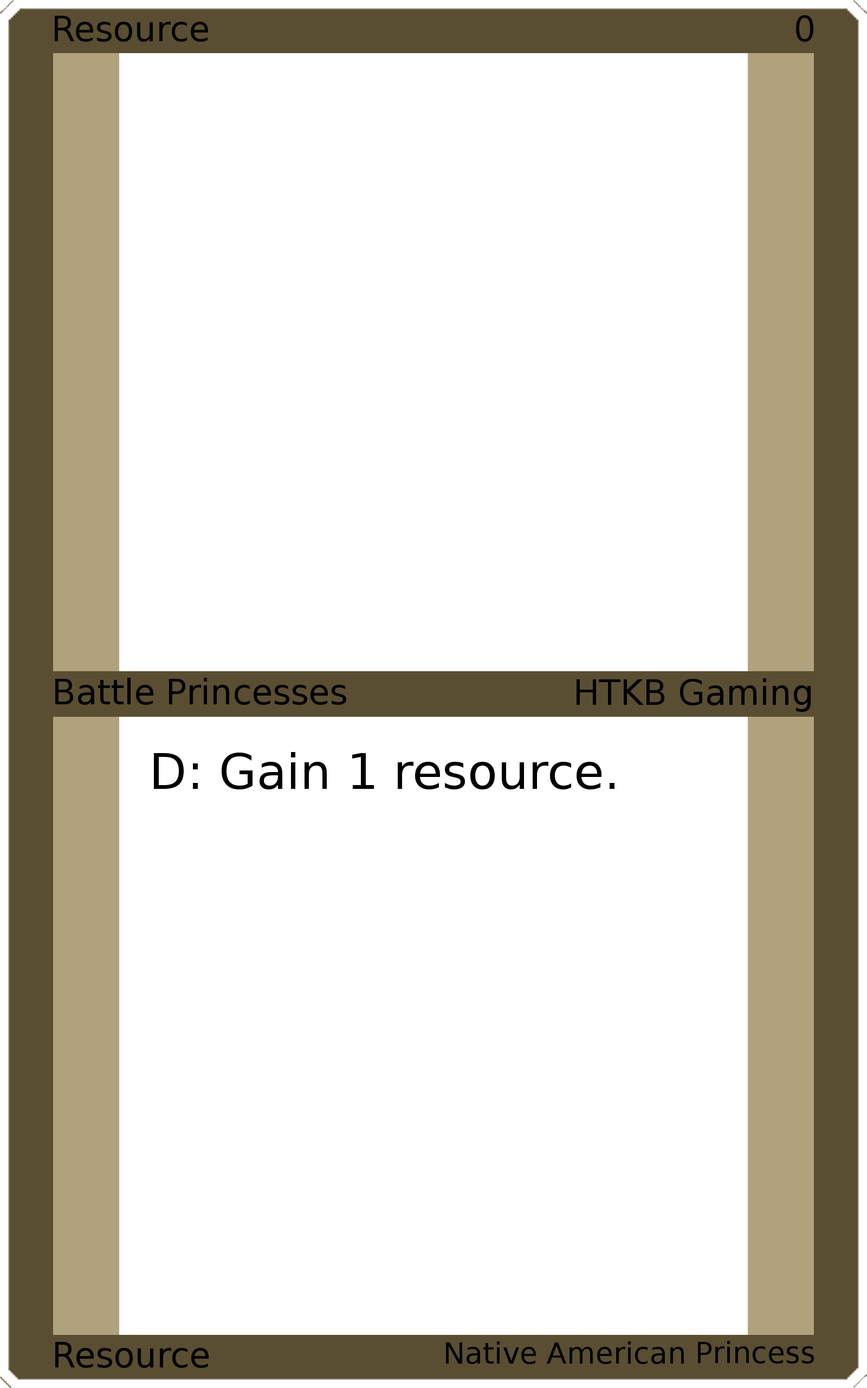
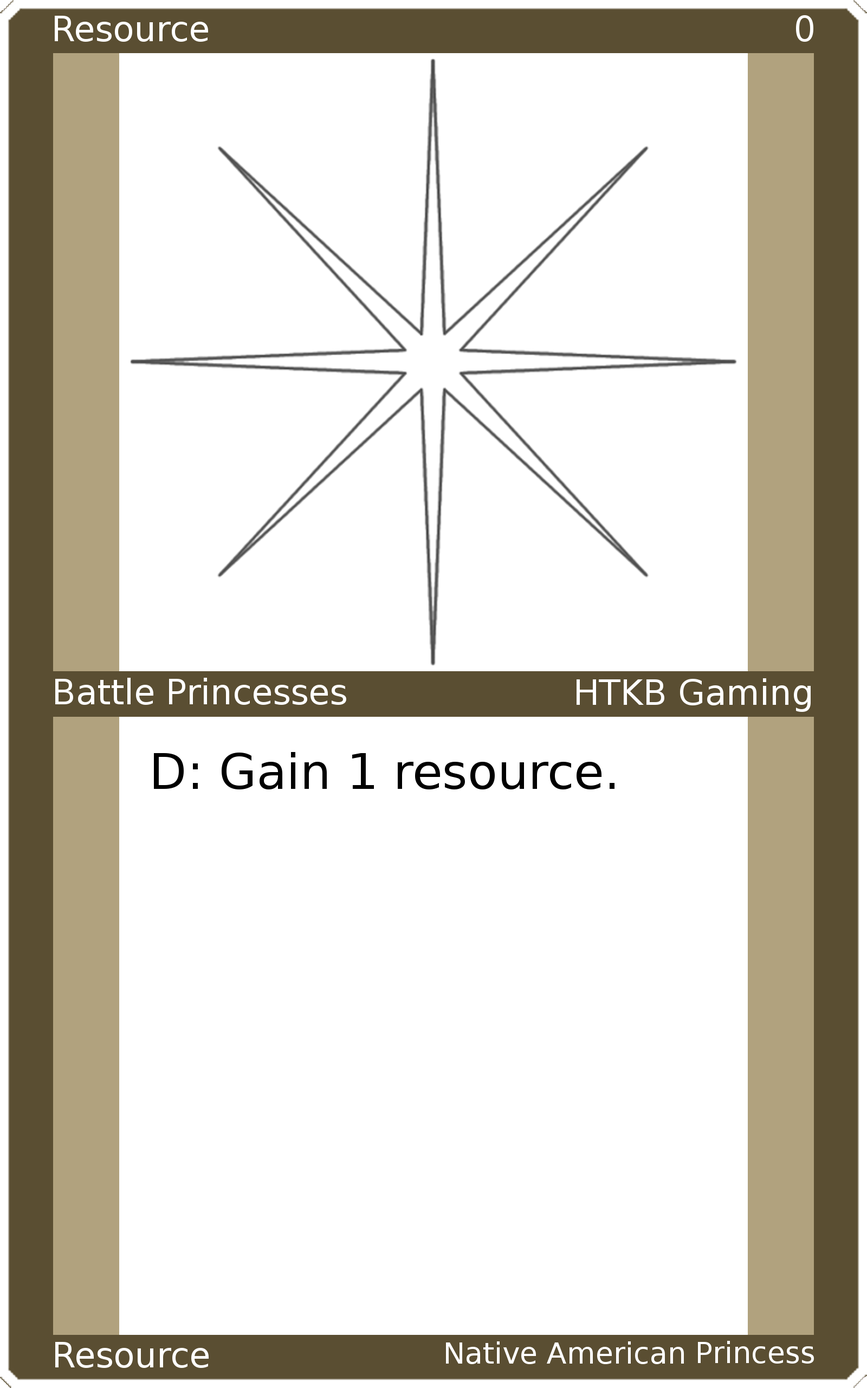
Before/after of a 867px x 1388px layered artwork. What changed in the layer stack:
painted on "Upper Left" over [54, 15, 209, 42]
painted on "Upper Right" over [796, 15, 814, 42]
painted on "Mid Left" over [55, 677, 347, 705]
painted on "Mid Right" over [576, 678, 811, 712]
painted on "Bottom Left" over [55, 1341, 209, 1368]
painted on "Bottom Right" over [446, 1340, 815, 1364]
added layer "Art" above "Top Background" over [129, 57, 738, 666]
